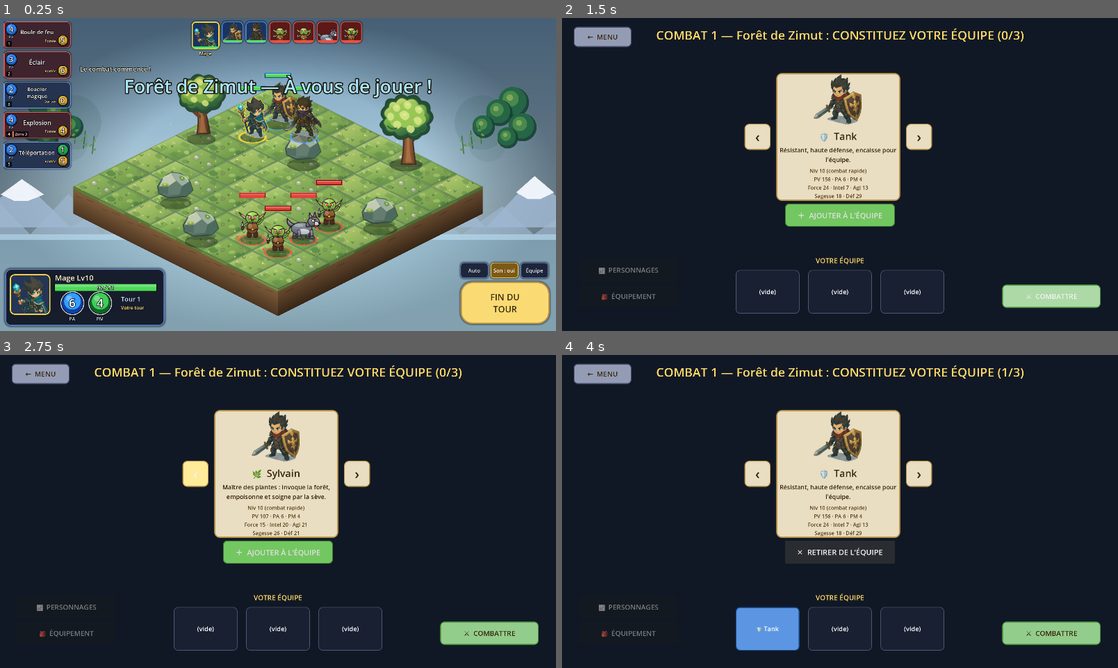
Above: before the commit, frames 1-4 (two rows, left to right).
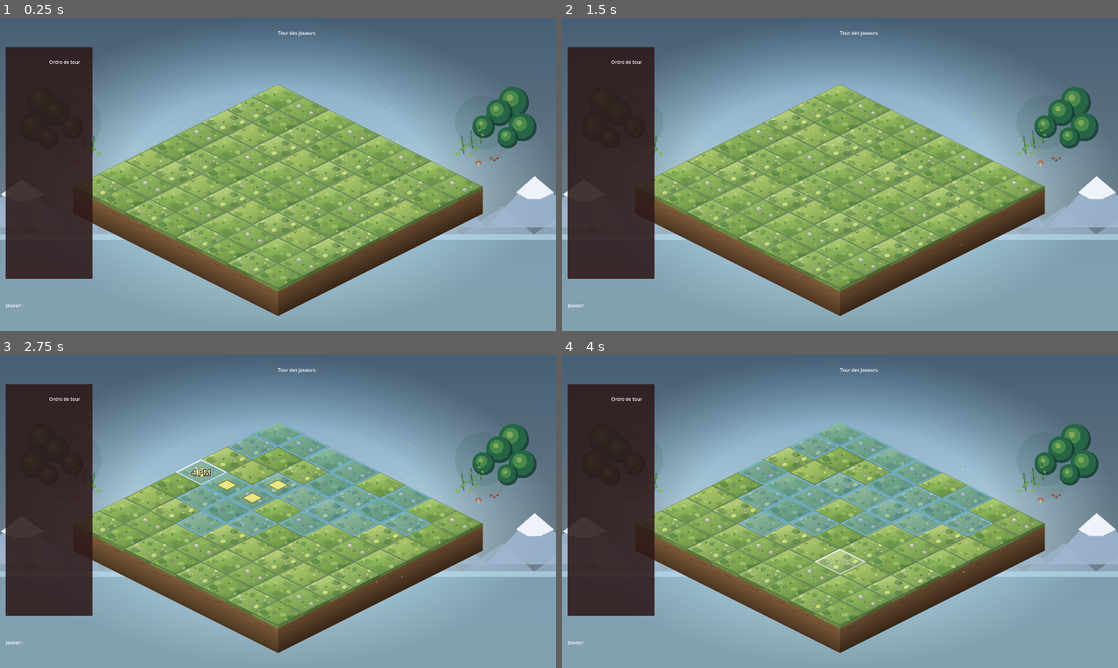
Above: after the commit, the same moments.

Repository: CharlieG42/Zimut
Game: Godot game, scene res://scenes/Main.tscn
Same seed, same stepped clock (60 frames per second), same inputs: the game is played once before the commit and once after it. This scene is started directly instead of the project's main scene.
Inputs (mouse positions are in pixels of both pictures, inside the frame that each line leads up to):
- Up to frame 1 (0.25 s): no input
- Up to frame 2 (1.5 s): click (1095, 271) at 0.5 s, where only the run before the commit has a clickable "Équipe"; click (1051, 296) at 1.25 s, where only the run before the commit has a clickable "⚔ COMBATTRE"
- Up to frame 3 (2.75 s): click (194, 473) at 2 s, where only the run before the commit has a clickable "‹"
- Up to frame 4 (4 s): click (917, 473) at 2.75 s, where only the run before the commit has a clickable "›"; click (840, 552) at 3.5 s, where only the run before the commit has a clickable "＋ AJOUTER À L'ÉQUIPE"

The runs differ from the first frame. In frame 1, 35% of the frame differs, in the area x 0-100%, y 0-99%; in frame 2, 100%; in frame 3, 100%; in frame 4, 100%, in the area x 0-100%, y 0-100%.
Error after the commit: Parse Error: Expected ":" or "when" after "match" patterns. (res://scripts/UIManager.gd:115)

Commit message:
Forêt — décor enrichi et interface de combat compacte
Ajoute deux variantes de sol forestier, enrichit les détails décoratifs du cadre, intègre le HUD compact dans main et documente les chemins des ressources.

Diff:
--- /dev/null
+++ b/prototype/zimut/assets/sprites/tiles/forest_ground_05.svg
@@ -0,0 +1,17 @@
+<svg xmlns="http://www.w3.org/2000/svg" width="128" height="64" viewBox="0 0 128 64">
+<defs>
+ <clipPath id="diamond"><path d="M64 1 127 32 64 63 1 32Z"/></clipPath>
+ <linearGradient id="moss" x1="0" y1="0" x2=".85" y2="1"><stop stop-color="#c7d985"/><stop offset=".45" stop-color="#91b75b"/><stop offset="1" stop-color="#527b3e"/></linearGradient>
+ <linearGradient id="shade" x1="0" y1="0" x2="0" y2="1"><stop stop-color="#e5e9a5" stop-opacity=".32"/><stop offset="1" stop-color="#e5e9a5" stop-opacity="0"/></linearGradient>
+</defs>
+<g clip-path="url(#diamond)">
+ <rect width="128" height="64" fill="url(#moss)"/>
+ <path d="M2 32 64 2 126 32 64 62Z" fill="url(#shade)"/>
+ <path d="M13 31q9-12 19-4l7 8-12 7-13-4Z M73 16q8-7 17 0l4 6-11 5-12-5Z M72 44q11-10 20-2l4 6-12 6-11-4Z" fill="#426f3d" opacity=".42"/>
+ <path d="M17 20q8-5 13 1l-4 5-8-1Z M47 44q7-7 14-1l-2 5-9 1Z M96 30q7-7 13-1l-3 6-9 0Z" fill="#d4e28b" opacity=".9"/>
+ <g fill="#e1e6a0" opacity=".9"><circle cx="31" cy="31" r="1.6"/><circle cx="35" cy="34" r="1"/><circle cx="61" cy="16" r="1.4"/><circle cx="84" cy="37" r="1.8"/><circle cx="102" cy="45" r="1.3"/><circle cx="47" cy="23" r="1.1"/></g>
+ <g stroke="#38683a" stroke-width="1.3" stroke-linecap="round" fill="none"><path d="M25 48l-2-5m2 5 4-3M55 32l-1-4m1 4 4-3M87 23l-2-5m2 5 4-3M107 38l-1-4m1 4 3-2"/></g>
+ <g fill="#b9c8a0" stroke="#71875d" stroke-width=".7"><path d="M39 36l3-2 3 2-1 3-4 0Z"/><path d="M78 28l3-2 3 2-1 3-4 0Z"/></g>
+ <path d="M64 1 127 32 64 63 1 32Z" fill="none" stroke="#355f35" stroke-opacity=".78" stroke-width="1.2"/>
+ <path d="M64 3 122 32 64 61 6 32Z" fill="none" stroke="#e2e8ad" stroke-opacity=".26"/>
+</g></svg>
--- /dev/null
+++ b/prototype/zimut/assets/sprites/tiles/forest_ground_06.svg
@@ -0,0 +1,16 @@
+<svg xmlns="http://www.w3.org/2000/svg" width="128" height="64" viewBox="0 0 128 64">
+<defs>
+ <clipPath id="diamond"><path d="M64 1 127 32 64 63 1 32Z"/></clipPath>
+ <linearGradient id="moss" x1="0" y1="0" x2="1" y2="1"><stop stop-color="#a9c86a"/><stop offset=".5" stop-color="#80a951"/><stop offset="1" stop-color="#5b8344"/></linearGradient>
+</defs>
+<g clip-path="url(#diamond)">
+ <rect width="128" height="64" fill="url(#moss)"/>
+ <path d="M3 32 64 2 125 32 64 62Z" fill="#edf0ad" opacity=".13"/>
+ <path d="M12 34q10-10 19-3t-2 10q-10 1-17-7M57 17q7-7 14-1l-3 8-10 1ZM86 42q10-9 17-2t-2 9q-9 0-15-7" fill="#3f713d" opacity=".38"/>
+ <path d="M25 21q5-8 11-2l-2 5-8 1Z M67 47q7-8 13-1l-3 5-8 1Z M96 20q6-6 11 0l-3 5-7 0Z" fill="#c7db83"/>
+ <g fill="#d8e594"><circle cx="18" cy="42" r="1.6"/><circle cx="43" cy="30" r="1.3"/><circle cx="63" cy="27" r="1.1"/><circle cx="81" cy="15" r="1.5"/><circle cx="104" cy="38" r="1.7"/><circle cx="53" cy="51" r="1.2"/></g>
+ <g stroke="#3d6c3a" stroke-width="1.25" stroke-linecap="round"><path d="M35 39l-2-4m2 4 4-3M48 17l-1-4m1 4 3-2M75 35l-1-4m1 4 4-3M108 48l-1-4m1 4 3-2"/></g>
+ <g fill="#c2c9a2" stroke="#6f8b61" stroke-width=".8"><path d="M31 28l4-3 5 2-1 4-5 1Z"/><path d="M91 31l4-3 4 2-1 4-4 0Z"/><path d="M58 40l3-2 4 2-1 3-4 0Z"/></g>
+ <path d="M64 1 127 32 64 63 1 32Z" fill="none" stroke="#355f35" stroke-opacity=".78" stroke-width="1.2"/>
+ <path d="M64 3 122 32 64 61 6 32Z" fill="none" stroke="#e0e8a4" stroke-opacity=".22"/>
+</g></svg>
--- a/prototype/zimut/scripts/Cell.gd
+++ b/prototype/zimut/scripts/Cell.gd
@@ -51,7 +51,7 @@
 	_forest_tile_texture = null
 	if biome == "Forêt":
 		# Variantes déterministes : le décor reste stable entre les combats et les sessions.
-		var tile_index: int = posmod(gp.x * 3 + gp.y * 5, 4) + 1
+		var tile_index: int = posmod(gp.x * 3 + gp.y * 5, 6) + 1
 		var tile_path: String = "res://assets/sprites/tiles/forest_ground_%02d.svg" % tile_index
 		_forest_tile_texture = load(tile_path) as Texture2D
 		if _forest_tile_texture == null:
--- a/prototype/zimut/scripts/ForestAmbience.gd
+++ b/prototype/zimut/scripts/ForestAmbience.gd
@@ -85,6 +85,30 @@
 				draw_circle(Vector2.ZERO, 5.0, Color(0.38, 0.61, 0.31, 0.9))
 				draw_set_transform(Vector2.ZERO, 0.0, Vector2.ONE)
 
+
+		# Petits détails peints dans la bordure : nervures, baies et lueurs.
+		# Ils restent au-delà du bord du plateau et ne recouvrent aucune case.
+		for leaf_i: int in range(4):
+			var lp := anchor + Vector2(-float(side) * (24.0 + float(leaf_i) * 16.0), 118.0 + float(leaf_i % 2) * 14.0)
+			var leaf_col: Color = Color(0.35, 0.60, 0.30, 0.92) if leaf_i % 2 == 0 else Color(0.48, 0.68, 0.34, 0.92)
+			draw_colored_polygon(PackedVector2Array([
+				lp + Vector2(-float(side) * 7.0, 0.0),
+				lp + Vector2(0.0, -4.0),
+				lp + Vector2(float(side) * 9.0, 1.0),
+				lp + Vector2(0.0, 5.0)
+			]), leaf_col)
+			draw_line(lp + Vector2(-float(side) * 5.0, 0.0), lp + Vector2(float(side) * 6.0, 1.0), Color(0.72, 0.82, 0.45, 0.75), 1.2, true)
+		for berry_i: int in range(3):
+			var bp := anchor + Vector2(float(side) * (12.0 + float(berry_i) * 8.0), 142.0 + float(berry_i % 2) * 5.0)
+			draw_circle(bp + Vector2(1.0, 1.5), 3.0, Color(0.05, 0.18, 0.12, 0.6))
+			draw_circle(bp, 2.7, Color(0.72, 0.28, 0.22, 0.92))
+			draw_circle(bp + Vector2(-0.8, -0.9), 0.9, Color(1.0, 0.75, 0.55, 0.9))
+		# Deux champignons minuscules, décoratifs, sur la marge inférieure du cadre.
+		var mush_base := anchor + Vector2(-float(side) * 18.0, 164.0)
+		draw_line(mush_base, mush_base + Vector2(0.0, -7.0), Color(0.82, 0.77, 0.57, 0.9), 3.0, true)
+		draw_arc(mush_base + Vector2(0.0, -7.0), 6.0, PI, TAU, 16, Color(0.76, 0.38, 0.24, 0.95), 4.0, true)
+		draw_circle(mush_base + Vector2(-2.0, -8.5), 1.0, Color(1.0, 0.88, 0.6, 0.9))
+
 func _draw() -> void:
 	if visible:
 		_draw_forest_frame()
--- a/prototype/zimut/scripts/UIManager.gd
+++ b/prototype/zimut/scripts/UIManager.gd
@@ -88,47 +88,53 @@
 
 	func _draw() -> void:
 		var font: Font = ThemeDB.fallback_font
-		# Liseré gauche de la couleur du type (rouge attaque / bleu buff / vert soin / jaune debuff)
-		draw_rect(Rect2(0, 6, 5, size.y - 12), base_col if usable else base_col.darkened(0.4))
 		var p: Dictionary = Combat.parse(spell)
-		# PA en haut à gauche
-		_orb(Vector2(27, 27), 19.0, str(int(spell.get("cost_pa", 0))), Color(0.16, 0.50, 0.95))
-		_caption(Vector2(8, 58), 38.0, "PA", Color(0.16, 0.50, 0.95))
-		# PM en haut à droite (seulement si le sort en coûte)
+		var muted: Color = Color(0.42, 0.45, 0.52) if not usable else Color.WHITE
+		# Petites pastilles PA / PM, lisibles sans prendre trop de place.
+		_orb(Vector2(22, 22), 16.0, str(int(spell.get("cost_pa", 0))), Color(0.16, 0.50, 0.95))
+		_caption(Vector2(3, 44), 38.0, "PA", Color(0.4, 0.7, 1.0))
 		if int(spell.get("cost_pm", 0)) > 0:
-			_orb(Vector2(size.x - 27, 27), 19.0, str(int(spell["cost_pm"])), Color(0.14, 0.64, 0.32))
-			_caption(Vector2(size.x - 46, 58), 38.0, "PM", Color(0.14, 0.64, 0.32))
-		# Portée en bas à droite
+			_orb(Vector2(size.x - 22, 22), 16.0, str(int(spell["cost_pm"])), Color(0.14, 0.64, 0.32))
+			_caption(Vector2(size.x - 40, 44), 36.0, "PM", Color(0.45, 1.0, 0.58))
+		# Motif central propre à la famille de sort (pas d'icône externe requise).
+		var icon_col: Color = base_col if usable else Color(0.34, 0.36, 0.41)
+		var center := Vector2(size.x * 0.5, 61.0)
+		draw_circle(center + Vector2(0, 2), 23.0, Color(0, 0, 0, 0.45))
+		draw_circle(center, 22.0, Color(0.025, 0.04, 0.08, 0.98))
+		draw_circle(center, 18.0, icon_col.darkened(0.25))
+		draw_circle(center + Vector2(-4, -5), 7.0, icon_col.lightened(0.35))
+		match String(p["kind"]):
+			"heal":
+				draw_rect(Rect2(center.x - 3, center.y - 11, 6, 22), Color(0.92, 1.0, 0.86))
+				draw_rect(Rect2(center.x - 11, center.y - 3, 22, 6), Color(0.92, 1.0, 0.86))
+			"buff", "summon", "teleport", "revive", "trap":
+				draw_arc(center, 10.0, 0.0, TAU, 32, Color(0.85, 0.93, 1.0), 2.5, true)
+				draw_circle(center, 3.5, Color(0.95, 0.98, 1.0))
+			_:
+				draw_line(center + Vector2(-9, 7), center + Vector2(4, -10), Color(1.0, 0.94, 0.75), 3.0, true)
+			draw_line(center + Vector2(1, -2), center + Vector2(10, -6), Color(1.0, 0.94, 0.75), 2.0, true)
+		# Nom compact en deux lignes si nécessaire.
+		var spell_name: String = String(spell.get("name", "Sort"))
+		var name_size: int = 14 if spell_name.length() <= 12 else 12
+		var name_y: float = size.y - 31.0
+		var name_text: String = spell_name
+		if name_text.length() > 18:
+			name_text = name_text.substr(0, 16) + "…"
+		draw_string_outline(font, Vector2(4, name_y), name_text, HORIZONTAL_ALIGNMENT_CENTER, size.x - 8, name_size, 3, Color(0, 0, 0, 0.95))
+		draw_string(font, Vector2(4, name_y), name_text, HORIZONTAL_ALIGNMENT_CENTER, size.x - 8, name_size, muted)
+		# Portée et touche dans la bande inférieure.
 		var rng: int = int(spell.get("range", 1))
-		var rtxt: String = str(rng) if rng < 99 else "∞"
 		if String(p["target"]) == "self":
-			rtxt = "0"
-		_orb(Vector2(size.x - 27, size.y - 27), 17.0, rtxt, Color(0.86, 0.66, 0.16))
-		_caption(Vector2(size.x - 108, size.y - 20), 58.0, "Portée" if String(p["target"]) != "self" else "Sur soi",
-			Color(0.86, 0.66, 0.16), HORIZONTAL_ALIGNMENT_RIGHT)
-		# Rangée du bas : touche, niveau de sort, zone, lancers restants
-		var x: float = 10.0
+			rng = 0
+		var range_text: String = "PO %s" % (str(rng) if rng < 99 else "∞")
+		var range_w: float = font.get_string_size(range_text, HORIZONTAL_ALIGNMENT_LEFT, -1, 11).x
+		draw_string_outline(font, Vector2(size.x - range_w - 5.0, size.y - 7.0), range_text, HORIZONTAL_ALIGNMENT_LEFT, range_w + 2.0, 11, 3, Color(0, 0, 0, 0.95))
+		draw_string(font, Vector2(size.x - range_w - 5.0, size.y - 7.0), range_text, HORIZONTAL_ALIGNMENT_LEFT, range_w + 2.0, 11, Color(1.0, 0.83, 0.35) if usable else muted)
 		if hotkey > 0:
-			draw_rect(Rect2(x, size.y - 24, 18, 18), Color(0.02, 0.03, 0.08, 0.92))
-			draw_string(font, Vector2(x, size.y - 10), str(hotkey % 10), HORIZONTAL_ALIGNMENT_CENTER, 18, 14, Color(1, 0.95, 0.6))
-			x += 22.0
-		var slvl: int = int(spell.get("spell_level", 1))
-		if slvl > 1:
-			x = _pill(x, size.y - 10, "★%d" % slvl, Color(1.0, 0.72, 0.18))
-		var zone_txt: String = ""
-		match String(p["aoe"]):
-			"zone":
-				zone_txt = "Zone %d" % int(p["zone_r"])
-			"adjacent_enemies":
-				zone_txt = "Autour"
-			"team":
-				zone_txt = "Équipe"
-		if zone_txt != "" and x < size.x - 120.0:
-			x = _pill(x, size.y - 10, zone_txt, Color(1.0, 0.6, 0.3))
-		if gm != null and gm.active_entity.size() > 0:
-			var left: int = gm.casts_left(gm.active_entity, spell)
-			if left < Combat.max_casts(spell) and left >= 0 and x < size.x - 100.0:
-				x = _pill(x, size.y - 10, "×%d" % left, Color(0.9, 0.9, 0.5))
+			draw_circle(Vector2(size.x * 0.5, 17.0), 9.0, Color(0.05, 0.07, 0.12, 0.95))
+			draw_string(font, Vector2(size.x * 0.5 - 5.0, 21.0), str(hotkey % 10), HORIZONTAL_ALIGNMENT_CENTER, 10.0, 11, Color(1.0, 0.92, 0.55))
+		if selected:
+			draw_arc(Rect2(Vector2(3, 3), size - Vector2(6, 6)).get_center(), minf(size.x, size.y) * 0.47, 0.0, TAU, 48, Color(1.0, 0.86, 0.25), 2.5, true)
 
 
 func _flat(bg: Color, border: Color, radius: int = 14, bw: int = 3) -> StyleBoxFlat:
@@ -233,15 +239,14 @@
 
 	func _orb(c: Vector2, r: float, dark: Color, light: Color, text: String, label: String) -> void:
 		var font: Font = ThemeDB.fallback_font
-		draw_circle(c, r + 5.0, Color(1, 1, 1, 0.85))
-		draw_circle(c, r + 2.0, Color(0.02, 0.04, 0.1))
+		draw_circle(c, r + 3.0, Color(0.02, 0.04, 0.09, 0.95))
 		draw_circle(c, r, dark)
-		draw_circle(c + Vector2(0, -r * 0.18), r * 0.8, light)
-		draw_circle(c + Vector2(-r * 0.3, -r * 0.45), r * 0.28, Color(1, 1, 1, 0.3))
-		draw_string_outline(font, c + Vector2(-r, 14.0), text, HORIZONTAL_ALIGNMENT_CENTER, r * 2.0, 40, 8, Color(0, 0, 0, 0.8))
-		draw_string(font, c + Vector2(-r, 14.0), text, HORIZONTAL_ALIGNMENT_CENTER, r * 2.0, 40, Color.WHITE)
-		draw_string_outline(font, c + Vector2(-r, r + 24.0), label, HORIZONTAL_ALIGNMENT_CENTER, r * 2.0, 16, 5, Color(0, 0, 0, 0.9))
-		draw_string(font, c + Vector2(-r, r + 24.0), label, HORIZONTAL_ALIGNMENT_CENTER, r * 2.0, 16, Color(0.85, 0.92, 1.0))
+		draw_circle(c + Vector2(0, -r * 0.16), r * 0.78, light)
+		draw_circle(c + Vector2(-r * 0.25, -r * 0.35), r * 0.25, Color(1, 1, 1, 0.32))
+		var fs: int = 27 if r < 25.0 else 30
+		draw_string_outline(font, c + Vector2(-r, 9.0), text, HORIZONTAL_ALIGNMENT_CENTER, r * 2.0, fs, 5, Color(0, 0, 0, 0.9))
+		draw_string(font, c + Vector2(-r, 9.0), text, HORIZONTAL_ALIGNMENT_CENTER, r * 2.0, fs, Color.WHITE)
+		draw_string(font, c + Vector2(-r, r + 16.0), label, HORIZONTAL_ALIGNMENT_CENTER, r * 2.0, 12, Color(0.85, 0.92, 1.0))
 
 	func _draw() -> void:
 		if gm == null or gm.active_entity.is_empty():
@@ -250,39 +255,38 @@
 		var font: Font = ThemeDB.fallback_font
 		var team_col: Color = Color(0.36, 0.52, 0.85) if e["team"] == "player" else Color(0.85, 0.3, 0.28)
 		var bg := StyleBoxFlat.new()
-		bg.bg_color = Color(0.07, 0.09, 0.15, 0.90)
-		bg.border_color = team_col
-		bg.set_border_width_all(3)
-		bg.set_corner_radius_all(20)
-		bg.shadow_color = Color(0, 0, 0, 0.5)
-		bg.shadow_size = 8
+		bg.bg_color = Color(0.055, 0.075, 0.13, 0.94)
+		bg.border_color = team_col.lightened(0.15)
+		bg.set_border_width_all(2)
+		bg.set_corner_radius_all(17)
+		bg.shadow_color = Color(0, 0, 0, 0.52)
+		bg.shadow_size = 7
 		draw_style_box(bg, Rect2(Vector2.ZERO, size))
-		var pr := Rect2(16, 18, 140, 140)
+		var pr := Rect2(10, 13, 78, 78)
 		var pbg := StyleBoxFlat.new()
-		pbg.bg_color = team_col.darkened(0.6)
-		pbg.border_color = Color(1, 0.85, 0.3)
-		pbg.set_border_width_all(4)
-		pbg.set_corner_radius_all(16)
+		pbg.bg_color = team_col.darkened(0.55)
+		pbg.border_color = Color(1, 0.84, 0.3)
+		pbg.set_border_width_all(3)
+		pbg.set_corner_radius_all(12)
 		draw_style_box(pbg, pr)
 		var tex: Texture2D = Portraits.get_texture(e)
 		if tex != null:
-			draw_texture_rect_region(tex, pr.grow(-6.0), Portraits.head_region(tex))
+			draw_texture_rect_region(tex, pr.grow(-4.0), Portraits.head_region(tex))
 		else:
-			draw_circle(pr.get_center(), 46.0, e.get("color", Color(0.6, 0.6, 0.6)))
-		draw_string(font, Vector2(172, 40), String(e["name"]), HORIZONTAL_ALIGNMENT_LEFT, 360, 26, Color(1, 0.95, 0.8))
-		var hb := Rect2(172, 52, 350, 24)
-		draw_rect(hb.grow(2.0), Color(0, 0, 0, 0.85))
+			draw_circle(pr.get_center(), 27.0, e.get("color", Color(0.6, 0.6, 0.6)))
+		draw_string_outline(font, Vector2(101, 29), String(e["name"]), HORIZONTAL_ALIGNMENT_LEFT, 250, 20, 4, Color(0, 0, 0, 0.9))
+		draw_string(font, Vector2(101, 29), String(e["name"]), HORIZONTAL_ALIGNMENT_LEFT, 250, 20, Color(1, 0.95, 0.8))
+		var hb := Rect2(101, 38, size.x - 116.0, 17)
+		draw_rect(hb.grow(2.0), Color(0, 0, 0, 0.9))
 		var ratio: float = clampf(float(e["current_pv"]) / maxf(1.0, float(e["max_pv"])), 0.0, 1.0)
 		draw_rect(Rect2(hb.position, Vector2(hb.size.x * ratio, hb.size.y)), Color(0.3, 0.85, 0.35) if e["team"] == "player" else Color(0.9, 0.28, 0.25))
-		draw_rect(Rect2(hb.position, Vector2(hb.size.x * ratio, hb.size.y * 0.4)), Color(1, 1, 1, 0.2))
-		draw_string_outline(font, hb.position + Vector2(0, 19), "%d / %d" % [int(e["current_pv"]), int(e["max_pv"])], HORIZONTAL_ALIGNMENT_CENTER, hb.size.x, 18, 5, Color(0, 0, 0, 0.9))
-		draw_string(font, hb.position + Vector2(0, 19), "%d / %d" % [int(e["current_pv"]), int(e["max_pv"])], HORIZONTAL_ALIGNMENT_CENTER, hb.size.x, 18, Color.WHITE)
-		_orb(Vector2(232, 118), 36.0, Color(0.05, 0.25, 0.65), Color(0.2, 0.62, 1.0), "%d" % int(e["current_pa"]), "PA")
-		_orb(Vector2(328, 118), 36.0, Color(0.05, 0.4, 0.15), Color(0.25, 0.8, 0.35), "%d" % int(e["current_pm"]), "PM")
-		draw_string(font, Vector2(400, 112), "Tour %d" % int(gm.turn_count), HORIZONTAL_ALIGNMENT_LEFT, 130, 22, Color(0.8, 0.88, 1.0))
-		var rest: String = "Votre tour" if gm.current_turn == 0 else ("Auto…" if gm.auto_mode else "Tour adverse")
-		draw_string(font, Vector2(400, 140), rest, HORIZONTAL_ALIGNMENT_LEFT, 130, 16, Color(1, 0.85, 0.4) if gm.current_turn == 0 else Color(1, 0.55, 0.5))
-
+		draw_string_outline(font, hb.position + Vector2(0, 13), "%d / %d PV" % [int(e["current_pv"]), int(e["max_pv"])], HORIZONTAL_ALIGNMENT_CENTER, hb.size.x, 12, 3, Color(0, 0, 0, 0.9))
+		draw_string(font, hb.position + Vector2(0, 13), "%d / %d PV" % [int(e["current_pv"]), int(e["max_pv"])], HORIZONTAL_ALIGNMENT_CENTER, hb.size.x, 12, Color.WHITE)
+		_orb(Vector2(130, 94), 20.0, Color(0.05, 0.25, 0.65), Color(0.2, 0.62, 1.0), "%d" % int(e["current_pa"]), "PA")
+		_orb(Vector2(190, 94), 20.0, Color(0.05, 0.4, 0.15), Color(0.25, 0.8, 0.35), "%d" % int(e["current_pm"]), "PM")
+		draw_string(font, Vector2(232, 91), "TOUR %d" % int(gm.turn_count), HORIZONTAL_ALIGNMENT_LEFT, 100, 15, Color(0.8, 0.88, 1.0))
+		var rest: String = "À vous" if gm.current_turn == 0 else ("Auto…" if gm.auto_mode else "Adverse")
+		draw_string(font, Vector2(232, 111), rest, HORIZONTAL_ALIGNMENT_LEFT, 100, 13, Color(1, 0.85, 0.4) if gm.current_turn == 0 else Color(1, 0.55, 0.5))
 
 # ═══════════════════════════════════════════════════════════════════════════
 #  Construction
@@ -337,27 +341,28 @@
 	st.anchor_top = 1.0
 	st.anchor_bottom = 1.0
 	st.offset_left = 18.0
-	st.offset_right = 568.0
-	st.offset_top = -214.0
-	st.offset_bottom = -18.0
+	st.offset_right = 368.0
+	st.offset_top = -148.0
+	st.offset_bottom = -14.0
 	_root.add_child(st)
 	_stats = st
 
 	# Barre de sorts
 	_spell_scroll = ScrollContainer.new()
-	_spell_scroll.horizontal_scroll_mode = ScrollContainer.SCROLL_MODE_DISABLED
-	_spell_scroll.vertical_scroll_mode = ScrollContainer.SCROLL_MODE_AUTO
-	_spell_scroll.anchor_left = 0.0
-	_spell_scroll.anchor_right = 0.0
-	_spell_scroll.anchor_top = 0.0
+	_spell_scroll.horizontal_scroll_mode = ScrollContainer.SCROLL_MODE_AUTO
+	_spell_scroll.vertical_scroll_mode = ScrollContainer.SCROLL_MODE_DISABLED
+	_spell_scroll.anchor_left = 0.5
+	_spell_scroll.anchor_right = 0.5
+	_spell_scroll.anchor_top = 1.0
 	_spell_scroll.anchor_bottom = 1.0
-	_spell_scroll.offset_left = 12.0
-	_spell_scroll.offset_right = 256.0
-	_spell_scroll.offset_top = 12.0
-	_spell_scroll.offset_bottom = -12.0
+	_spell_scroll.offset_left = -520.0
+	_spell_scroll.offset_right = 520.0
+	_spell_scroll.offset_top = -154.0
+	_spell_scroll.offset_bottom = -10.0
+	_spell_scroll.mouse_filter = Control.MOUSE_FILTER_PASS
 	_root.add_child(_spell_scroll)
-	_spell_box = VBoxContainer.new()
-	_spell_box.add_theme_constant_override("separation", 12)
+	_spell_box = HBoxContainer.new()
+	_spell_box.add_theme_constant_override("separation", 10)
 	_spell_scroll.add_child(_spell_box)
 
 	# Infobulle de sort
@@ -394,10 +399,10 @@
 	_end_btn.anchor_right = 1.0
 	_end_btn.anchor_top = 1.0
 	_end_btn.anchor_bottom = 1.0
-	_end_btn.offset_left = -330.0
+	_end_btn.offset_left = -218.0
 	_end_btn.offset_right = -22.0
-	_end_btn.offset_top = -170.0
-	_end_btn.offset_bottom = -24.0
+	_end_btn.offset_top = -136.0
+	_end_btn.offset_bottom = -18.0
 	_end_btn.pressed.connect(func() -> void:
 		Sfx.play("click")
 		end_turn_requested.emit())
@@ -410,10 +415,10 @@
 	row.anchor_right = 1.0
 	row.anchor_top = 1.0
 	row.anchor_bottom = 1.0
-	row.offset_left = -330.0
+	row.offset_left = -286.0
 	row.offset_right = -22.0
-	row.offset_top = -236.0
-	row.offset_bottom = -182.0
+	row.offset_top = -190.0
+	row.offset_bottom = -142.0
 	_root.add_child(row)
 	_auto_btn = _small_button("Auto", true)
 	_auto_btn.toggled.connect(func(on: bool) -> void:
@@ -524,8 +529,8 @@
 	var b := Button.new()
 	b.text = text
 	b.toggle_mode = toggle
-	b.custom_minimum_size = Vector2(96, 54)
-	b.add_theme_font_size_override("font_size", 18)
+	b.custom_minimum_size = Vector2(86, 46)
+	b.add_theme_font_size_override("font_size", 15)
 	b.add_theme_stylebox_override("normal", _flat(Color(0.1, 0.13, 0.22, 0.92), Color(0.4, 0.5, 0.75), 12, 2))
 	b.add_theme_stylebox_override("hover", _flat(Color(0.16, 0.2, 0.32, 0.95), Color(0.6, 0.75, 1.0), 12, 2))
 	b.add_theme_stylebox_override("pressed", _flat(Color(0.5, 0.35, 0.08, 0.95), Color(1.0, 0.85, 0.3), 12, 2))
@@ -584,10 +589,11 @@
 		card.gm = game_manager
 		card.hotkey = idx if idx <= 10 else 0
 		card.base_col = _kind_color(spell)
-		card.custom_minimum_size = Vector2(232, 92)
-		card.text = String(spell["name"])
+		card.custom_minimum_size = Vector2(126, 132)
+		card.text = ""
+		card.tooltip_text = String(spell["name"]) + " · " + str(int(spell.get("cost_pa", 0))) + " PA · Portée " + str(int(spell.get("range", 1)))
 		var nlen: int = String(spell["name"]).length()
-		card.add_theme_font_size_override("font_size", 21 if nlen <= 10 else (19 if nlen <= 15 else 17))
+		card.add_theme_font_size_override("font_size", 14 if nlen <= 10 else (12 if nlen <= 15 else 11))
 		card.autowrap_mode = TextServer.AUTOWRAP_WORD_SMART
 		card.add_theme_constant_override("outline_size", 5)
 		card.add_theme_color_override("font_outline_color", Color(0, 0, 0, 0.85))
@@ -619,10 +625,10 @@
 ## Fond de carte : marges internes pour que le nom reste entre les pastilles.
 func _card_box(bg: Color, border: Color, bw: int) -> StyleBoxFlat:
 	var sb: StyleBoxFlat = _flat(bg, border, 14, bw)
-	sb.content_margin_left = 50.0
-	sb.content_margin_right = 50.0
-	sb.content_margin_top = 8.0
-	sb.content_margin_bottom = 26.0
+	sb.content_margin_left = 4.0
+	sb.content_margin_right = 4.0
+	sb.content_margin_top = 4.0
+	sb.content_margin_bottom = 4.0
 	return sb
 
 
Not shown, changed: prototype/zimut/README.md
